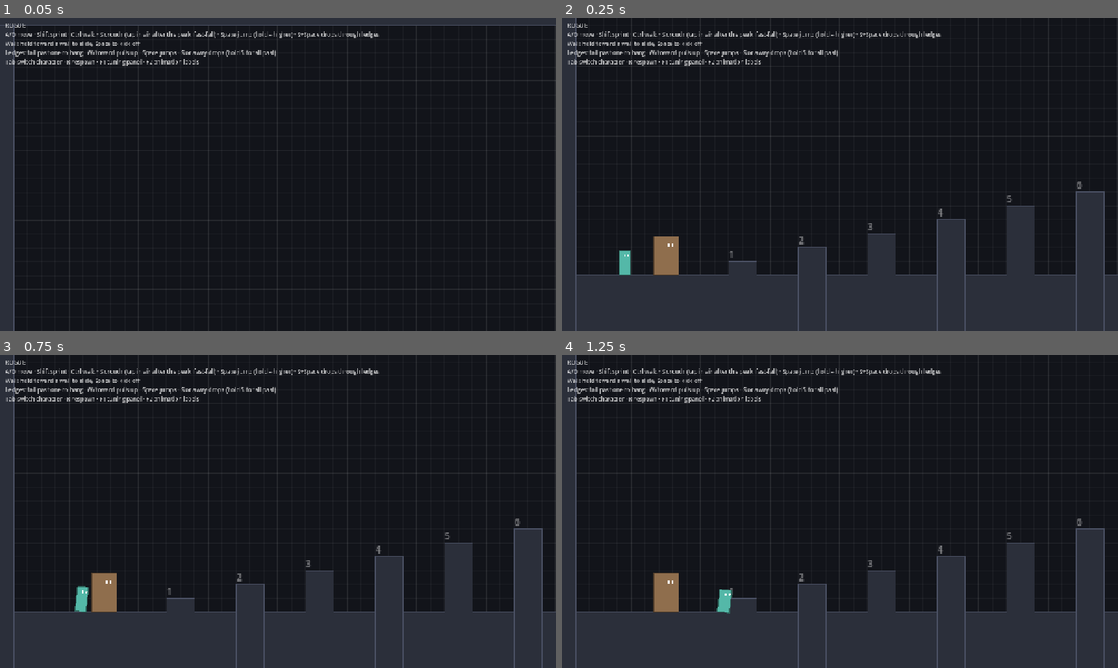
Above: before the commit, frames 1-4 (two rows, left to right).
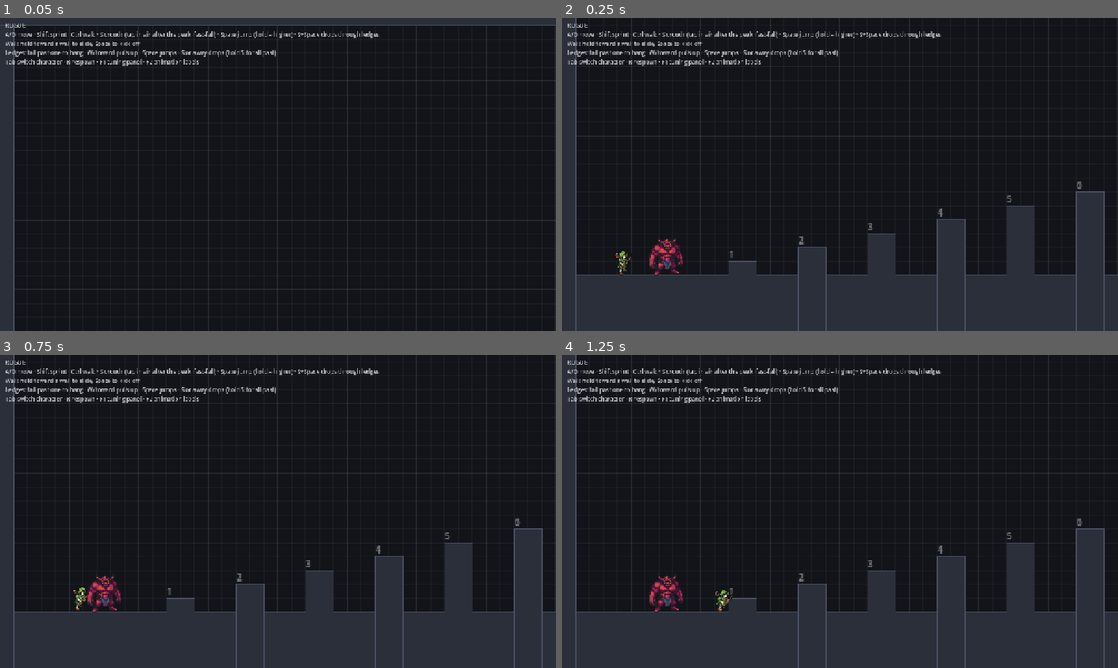
Above: after the commit, the same moments.

Repository: adoliner1/genesis
Game: Godot game, scene res://main.tscn
The game is run twice, just before and just after one commit, with the same random seed, the same clock (stepped at 60 frames per second) and the same inputs.
Inputs:
- Up to frame 1 (0.05 s): no input
- Up to frame 2 (0.25 s): no input
- Up to frame 3 (0.75 s): tap Enter at 0.5 s; hold D (move_right) from 0.53 s (still down); hold Shift (sprint) from 0.53 s (still down)
- Up to frame 4 (1.25 s): keep holding D (move_right); keep holding Shift (sprint); tap Space (jump) at 0.77 s

Frame 1 is identical in both runs. In frame 2, 0.8% of the frame differs, in the area x 9-22%, y 69-83%; in frame 3, 0.8%; in frame 4, 0.8%, in the area x 15-31%, y 69-83%.

Commit message:
Use PixelLab concept sprites for Rogue and Ogre
Hero-archer and brute (single idle frames from the concept set) become
the Rogue's and Ogre's sprites via SpriteFrames; every other state falls
back to idle until more animations exist. Track Godot .import files so
textures import the same everywhere.

Co-Authored-By: Claude Opus 5.5 <noreply@anthropic.com>
Claude-Session: https://claude.ai/code/session_012iuAtzQv4HVByNRSbEN9YS

Diff:
--- /dev/null
+++ b/art/characters/ogre_frames.tres
@@ -0,0 +1,14 @@
+[gd_resource type="SpriteFrames" load_steps=2 format=3]
+
+[ext_resource type="Texture2D" path="res://art/characters/ogre.png" id="1"]
+
+[resource]
+animations = [{
+"frames": [{
+"duration": 1.0,
+"texture": ExtResource("1")
+}],
+"loop": true,
+"name": &"idle",
+"speed": 5.0
+}]
--- /dev/null
+++ b/art/characters/rogue_frames.tres
@@ -0,0 +1,14 @@
+[gd_resource type="SpriteFrames" load_steps=2 format=3]
+
+[ext_resource type="Texture2D" path="res://art/characters/rogue.png" id="1"]
+
+[resource]
+animations = [{
+"frames": [{
+"duration": 1.0,
+"texture": ExtResource("1")
+}],
+"loop": true,
+"name": &"idle",
+"speed": 5.0
+}]
--- a/characters/ogre.tres
+++ b/characters/ogre.tres
@@ -1,6 +1,7 @@
-[gd_resource type="Resource" script_class="MovementStats" load_steps=2 format=3]
+[gd_resource type="Resource" script_class="MovementStats" load_steps=3 format=3]
 
 [ext_resource type="Script" path="res://game/movement_stats.gd" id="1"]
+[ext_resource type="SpriteFrames" path="res://art/characters/ogre_frames.tres" id="2"]
 
 [resource]
 script = ExtResource("1")
@@ -48,6 +49,8 @@
 ledge_grab_reach = 0.6
 ledge_climb_time = 0.45
 ledge_jump_height = 1.8
+sprite_frames = ExtResource("2")
+sprite_offset = Vector2(0, 2)
 waddle = 0.12
 bob = 2.5
 lean = 0.0
--- a/characters/rogue.tres
+++ b/characters/rogue.tres
@@ -1,6 +1,7 @@
-[gd_resource type="Resource" script_class="MovementStats" load_steps=2 format=3]
+[gd_resource type="Resource" script_class="MovementStats" load_steps=3 format=3]
 
 [ext_resource type="Script" path="res://game/movement_stats.gd" id="1"]
+[ext_resource type="SpriteFrames" path="res://art/characters/rogue_frames.tres" id="2"]
 
 [resource]
 script = ExtResource("1")
@@ -45,6 +46,9 @@
 ledge_grab_reach = 0.5
 ledge_climb_time = 0.18
 ledge_jump_height = 3.5
+sprite_frames = ExtResource("2")
+sprite_offset = Vector2(-1, 1)
+sprite_faces_right = false
 waddle = 0.0
 bob = 1.0
 lean = 0.12
Binary file added: art/characters/ogre.png
Not shown, added: art/characters/ogre.png.import
Binary file added: art/characters/rogue.png
Not shown, added: art/characters/rogue.png.import
Not shown, added: tests/test_movement.gd.uid
Not shown, changed: .gitignore
